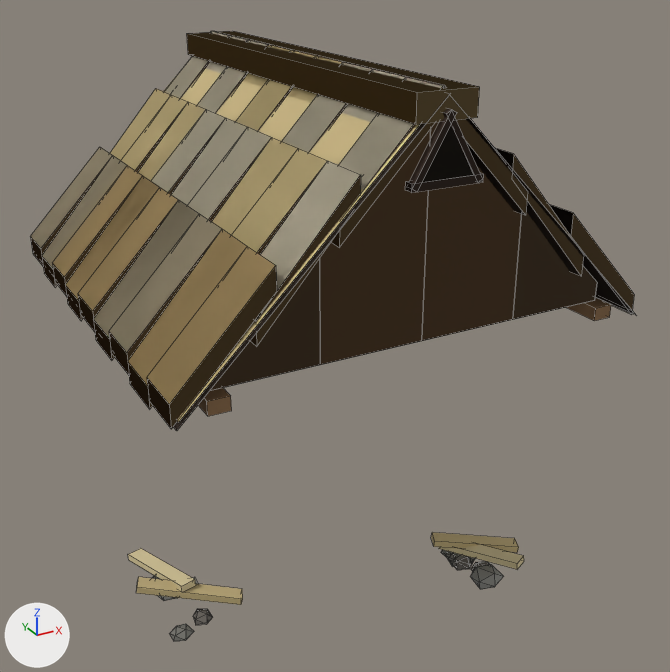
Two versions of the Blender file art/kit/buildings/building.hut/building.hut.blend, one commit apart.
One viewpoint serves both versions: a camera (50 mm lens) standing at (-3.23, -6.36, 5.51) and looking at (0.21, -0.11, 2.39). Arrows for +X, +Y and +Z are at lower left; the lights stay in place. The picture after the commit comes second. Mesh edges are drawn as thin lines.

In view in the first picture: 'roof', 'roof_damaged', 'state_damaged', 'trim'.
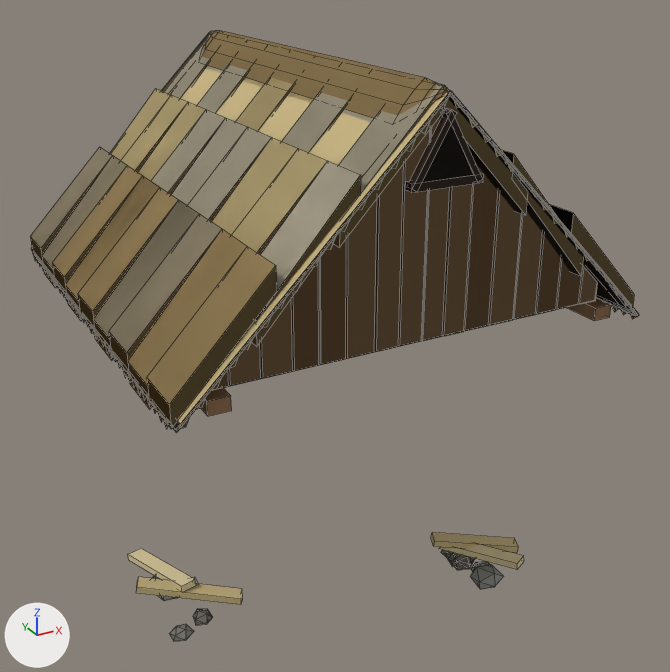
Diff of the bpy script that builds the scene:
```diff
--- a/art/kit/buildings/building.hut/building.hut.blend.py
+++ b/art/kit/buildings/building.hut/building.hut.blend.py
@@ me_roof @@
 # used by ob_roof; location = (0.0, 0.0, 3.0)
-me_roof.from_pydata(...)  # 550 vertices, 373 faces; spans x -1.8..1.8, y -1.89..1.86, z -0.18..1.67
+me_roof.from_pydata(...)  # 1574 vertices, 721 faces; spans x -1.8..1.8, y -1.89..1.87, z -0.18..1.69
+# me_roof part 1: 8 vertices moved from x -1.76..1.76, y -1.83..1.83, z -0.07..1.64 to x -1.76..1.76, y -1.87..1.87, z -0.07..1.64; 990 vertices added at x -1.8..1.8, y -1.87..1.87, z -0.18..1.66
+# me_roof part 2: 170 kept faces spanning x -1.8..1.8, y -1.8..1.8, z -0.18..1.67 get new texture (UV) coordinates
+# other edits to the shape of me_roof do not show in these pictures
 me_roof.materials.append(mat_palette)
@@ me_roof_damaged @@
 # used by ob_roof_damaged; location = (0.0, 0.0, 3.0)
-me_roof_damaged.from_pydata(...)  # 606 vertices, 399 faces; spans x -1.8..1.8, y -1.89..1.86, z -0.2..1.67
+me_roof_damaged.from_pydata(...)  # 1654 vertices, 753 faces; spans x -1.8..1.8, y -1.89..1.87, z -0.2..1.69
+# me_roof_damaged part 3: the loose piece of 8 vertices spanning x -0.22..0.22, y -1.85..1.85, z 1.48..1.66 is rebuilt with 42 vertices and now spans x -0.22..0.22, y -1.83..1.83, z 1.44..1.69
+# me_roof_damaged part 4: 1014 vertices added at x -1.8..1.8, y -1.87..1.87, z -0.18..1.66
+# me_roof_damaged part 5: 152 kept faces spanning x -1.8..1.8, y -1.8..1.8, z -0.18..1.67 get new texture (UV) coordinates
 me_roof_damaged.materials.append(mat_palette)
```

Changed parts and their boxes [x1, y1, x2, y2] in the pictures (670 x 672 px):
'roof_damaged', reshaped: before [31, 31, 635, 431]; after [31, 31, 639, 432]
'roof', reshaped: before [164, 56, 636, 422]; after [163, 43, 638, 431]
part 1 of me_roof, built on: before [164, 68, 420, 422]; after [163, 43, 638, 431]
part 2 of me_roof, surface changed: after [320, 195, 380, 364]
part 3 of me_roof_damaged, rebuilt (15% narrower, 6% shorter): before [187, 31, 480, 124]; after [202, 31, 450, 118]
part 4 of me_roof_damaged, added (brown): after [33, 33, 639, 432]
part 5 of me_roof_damaged, surface changed: [31, 62, 633, 429] in both
